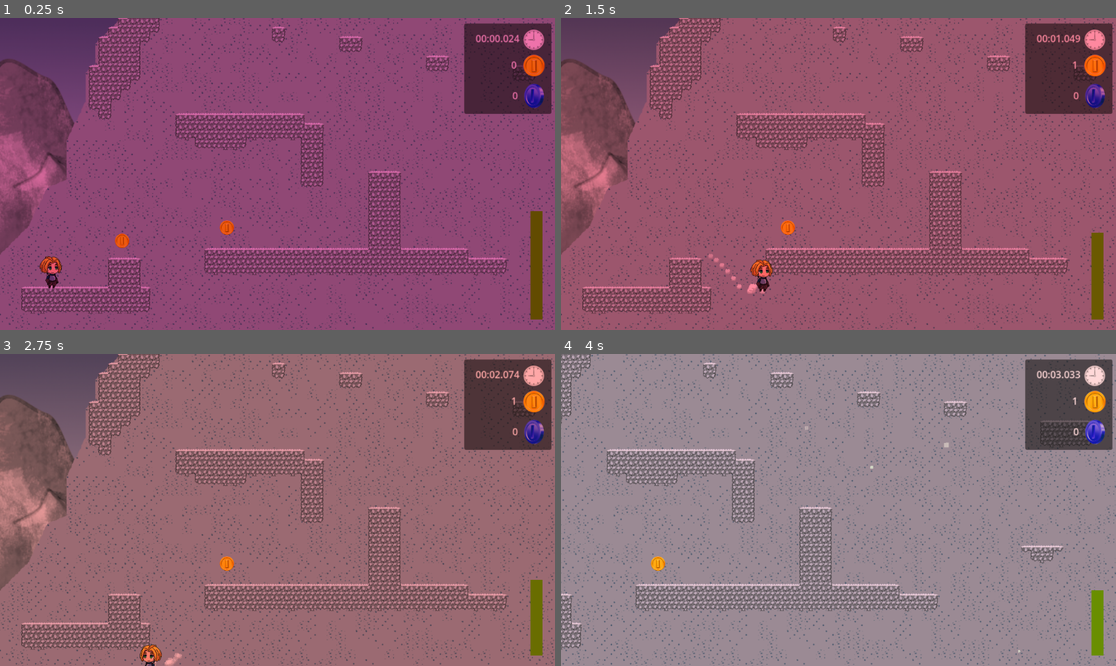
Above: before the commit, frames 1-4 (two rows, left to right).
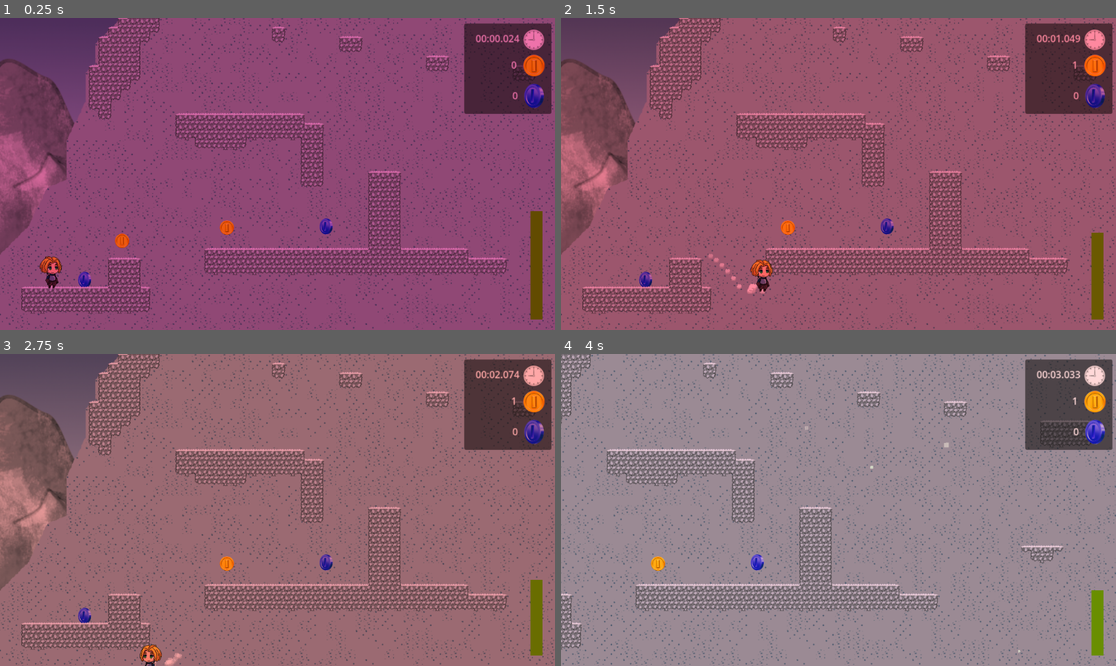
Above: after the commit, the same moments.

Repository: Tim-Barton/game-jam-2023
Game: Godot game, scene res://Scenes/ClimbingLevel.tscn
Same seed, same stepped clock (60 frames per second), same inputs: the game is played once before the commit and once after it.
Inputs (mouse positions are in pixels of both pictures, inside the frame that each line leads up to):
- Up to frame 1 (0.25 s): no input
- Up to frame 2 (1.5 s): tap Enter (ui_accept) at 0.5, 0.77 s; move the mouse to (960, 158) at 0.52 s; hold Right (ui_right) from 0.53 s (still down); tap Shift (dash) at 0.6, 1.35 s; move the mouse to (727, 189) at 1.27 s
- Up to frame 3 (2.75 s): tap Enter (ui_accept) at 1.52 s; move the mouse to (333, 441) at 2.02 s; release Right (ui_right) at 2.03 s; hold Left (ui_left) from 2.03 s (still down); tap Shift (dash) at 2.1 s
- Up to frame 4 (4 s): move the mouse to (810, 572) at 2.77 s; release Left (ui_left) at 2.78 s; hold Right (ui_right) from 2.78 s (still down); tap Shift (dash) at 2.85, 3.6 s; tap Enter (ui_accept) at 3.02, 3.77 s; move the mouse to (1005, 556) at 3.52 s

The runs differ from the first frame. In frame 1, 0.2% of the frame differs, in the area x 14-60%, y 64-87%; in frame 2, 0.2%; in frame 3, 0.2%; in frame 4, 0.1%.

Commit message:
fixed blue coin count and adjusted how coins are counted

Diff:
--- /dev/null
+++ b/CharacterController/SideScroller/Scenes/DustTrailTest.tscn
@@ -0,0 +1,71 @@
+[gd_scene load_steps=9 format=3 uid="uid://1x4nmoqs3i0l"]
+
+[ext_resource type="Texture2D" uid="uid://bmnn7vfgnf1fb" path="res://CharacterController/SideScroller/Scenes/dust.png" id="1_qmxa3"]
+
+[sub_resource type="CanvasItemMaterial" id="CanvasItemMaterial_6xlbt"]
+particles_animation = true
+particles_anim_h_frames = 5
+particles_anim_v_frames = 1
+particles_anim_loop = false
+
+[sub_resource type="Curve" id="Curve_6avp0"]
+_data = [Vector2(0, 0), 0.0, 0.0, 0, 0, Vector2(1, 1), 0.0, 0.0, 0, 0]
+point_count = 2
+
+[sub_resource type="CurveTexture" id="CurveTexture_lb5go"]
+curve = SubResource("Curve_6avp0")
+
+[sub_resource type="Gradient" id="Gradient_n2rgn"]
+colors = PackedColorArray(1, 1, 1, 1, 1, 1, 1, 0)
+
+[sub_resource type="GradientTexture1D" id="GradientTexture1D_yj23l"]
+gradient = SubResource("Gradient_n2rgn")
+
+[sub_resource type="ParticleProcessMaterial" id="ParticleProcessMaterial_3irmv"]
+lifetime_randomness = 0.7
+particle_flag_disable_z = true
+gravity = Vector3(2.08165e-12, 2.08165e-12, 2.08165e-12)
+orbit_velocity_min = 0.0
+orbit_velocity_max = 0.0
+angle_min = 0.1
+angle_max = 0.1
+scale_min = 0.8
+color_ramp = SubResource("GradientTexture1D_yj23l")
+anim_speed_curve = SubResource("CurveTexture_lb5go")
+
+[sub_resource type="ParticleProcessMaterial" id="ParticleProcessMaterial_l53gj"]
+lifetime_randomness = 0.7
+emission_shape = 1
+emission_sphere_radius = 6.0
+particle_flag_disable_z = true
+spread = 30.0
+gravity = Vector3(2.08165e-12, 2.08165e-12, 2.08165e-12)
+initial_velocity_min = 35.0
+initial_velocity_max = 35.0
+orbit_velocity_min = 0.0
+orbit_velocity_max = 0.0
+angle_min = 0.1
+angle_max = 0.1
+color_ramp = SubResource("GradientTexture1D_yj23l")
+anim_speed_curve = SubResource("CurveTexture_lb5go")
+
+[node name="Node2D" type="Node2D"]
+
+[node name="DustTrail" type="GPUParticles2D" parent="."]
+z_index = -1
+material = SubResource("CanvasItemMaterial_6xlbt")
+position = Vector2(524, 309)
+process_material = SubResource("ParticleProcessMaterial_3irmv")
+texture = ExtResource("1_qmxa3")
+lifetime = 1.2
+explosiveness = 0.8
+
+[node name="DustBurst" type="GPUParticles2D" parent="."]
+z_index = -1
+material = SubResource("CanvasItemMaterial_6xlbt")
+position = Vector2(524, 309)
+amount = 14
+process_material = SubResource("ParticleProcessMaterial_l53gj")
+texture = ExtResource("1_qmxa3")
+lifetime = 1.5
+explosiveness = 1.0
--- a/CharacterController/SideScroller/Scenes/collectable_blue_coin.gd
+++ b/CharacterController/SideScroller/Scenes/collectable_blue_coin.gd
@@ -4,3 +4,4 @@
 
 func Collect():
 	queue_free()
+	LevelDirector.blue_coins += 1
--- a/CharacterController/SideScroller/Scenes/collectable_blue_coin.tscn
+++ b/CharacterController/SideScroller/Scenes/collectable_blue_coin.tscn
@@ -1,7 +1,7 @@
 [gd_scene load_steps=4 format=3 uid="uid://dkc6emhyk4hld"]
 
 [ext_resource type="Script" path="res://CharacterController/SideScroller/Scenes/collectable_blue_coin.gd" id="1_86ly1"]
-[ext_resource type="Texture2D" uid="uid://6dfntrn57bcs" path="res://CharacterController/SideScroller/GFX/3 Objects/4 Collectables/blue coin.png" id="1_q6wr6"]
+[ext_resource type="Texture2D" uid="uid://dbncb0mr1wwn" path="res://CharacterController/SideScroller/GFX/3 Objects/2 Decoration/small_blue_coin.png" id="2_2ipou"]
 
 [sub_resource type="CircleShape2D" id="CircleShape2D_xt1b3"]
 radius = 14.0
@@ -12,8 +12,7 @@
 script = ExtResource("1_86ly1")
 
 [node name="BlueCoin" type="Sprite2D" parent="."]
-scale = Vector2(0.15, 0.15)
-texture = ExtResource("1_q6wr6")
+texture = ExtResource("2_2ipou")
 
 [node name="CollisionShape2D" type="CollisionShape2D" parent="."]
 scale = Vector2(1, 1.2)
--- a/CharacterController/SideScroller/Scenes/collectable_gold_coin.gd
+++ b/CharacterController/SideScroller/Scenes/collectable_gold_coin.gd
@@ -4,3 +4,4 @@
 
 func Collect():
 	queue_free()
+	LevelDirector.yellow_coins += 1
--- a/CharacterController/SideScroller/Scripts/Player/char_controller.gd
+++ b/CharacterController/SideScroller/Scripts/Player/char_controller.gd
@@ -355,4 +355,3 @@
 func _on_area_2d_body_entered(body):
 	if body.is_in_group("collectable"):
 		body.Collect()
-		LevelDirector.yellow_coins += 1
--- a/Scenes/ClimbingLevel.tscn
+++ b/Scenes/ClimbingLevel.tscn
@@ -18,6 +18,7 @@
 [ext_resource type="Script" path="res://CharacterController/SideScroller/Scenes/Timer.gd" id="10_dammo"]
 [ext_resource type="Texture2D" uid="uid://bp00xfecsafyi" path="res://CharacterController/SideScroller/GFX/3 Objects/2 Decoration/small_clock.png" id="10_hss5m"]
 [ext_resource type="PackedScene" uid="uid://d3s2ajibehkfx" path="res://CharacterController/SideScroller/Scenes/collectable_gold_coin.tscn" id="16_uiuy6"]
+[ext_resource type="PackedScene" uid="uid://dkc6emhyk4hld" path="res://CharacterController/SideScroller/Scenes/collectable_blue_coin.tscn" id="19_2362n"]
 
 [sub_resource type="TileSetAtlasSource" id="TileSetAtlasSource_jsr68"]
 resource_name = "Snowscape"
@@ -1041,6 +1042,14 @@
 [node name="Gold_Coin2" parent="." instance=ExtResource("16_uiuy6")]
 position = Vector2(-84, 189)
 
+[node name="Blue_Coin" parent="." instance=ExtResource("19_2362n")]
+position = Vector2(-320.204, 275.679)
+scale = Vector2(0.4, 0.4)
+
+[node name="Blue_Coin2" parent="." instance=ExtResource("19_2362n")]
+position = Vector2(80.766, 186.974)
+scale = Vector2(0.4, 0.4)
+
 [connection signal="body_entered" from="LevelDirector/Camera2D/Deathbar" to="LevelDirector/Camera2D/Deathbar" method="_on_body_entered"]
 
 [editable path="Level/Character/DustTrail"]
Not shown: 1 places in Scenes/ClimbingLevel.tscn that only renumber resources
